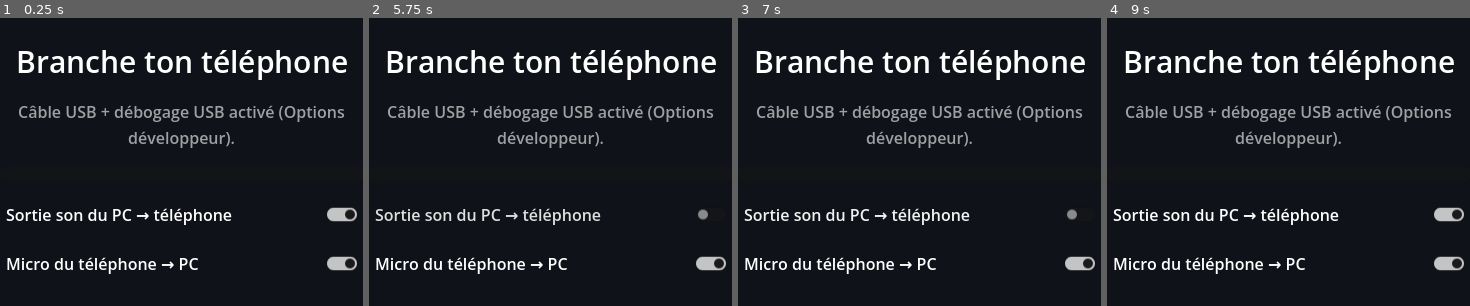
Above: before the commit, frames 1-4 (left to right).
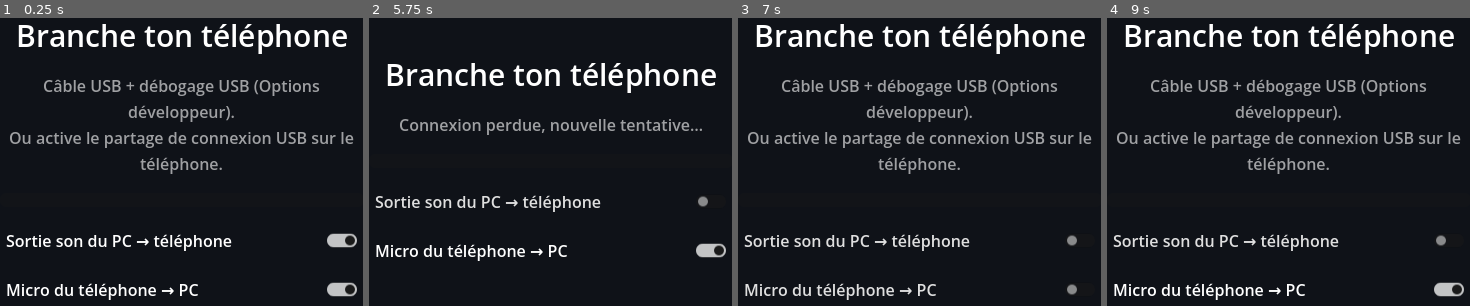
Above: after the commit, the same moments.

Repository: goodview-soft/usb-speaker
Game: Godot game, scene res://main.tscn
The game is run twice, just before and just after one commit, with the same random seed, the same clock (stepped at 60 frames per second) and the same inputs.
Inputs:
- Up to frame 1 (0.25 s): no input
- Up to frame 2 (5.75 s): click "Sortie son du PC → téléphone" at 0.5 s; click "Micro du téléphone → PC" at 1.25 s; click "Sortie son du PC → téléphone" at 2 s; click "Micro du téléphone → PC" at 2.75 s; click "Sortie son du PC → téléphone" at 3.5 s; click "Micro du téléphone → PC" at 4.25 s; tap Enter at 5 s
- Up to frame 3 (7 s): click "Sortie son du PC → téléphone" at 5.75 s; tap Space at 6.5 s
- Up to frame 4 (9 s): tap Enter at 7.25, 8.75 s; tap Space at 8 s

The runs differ from the first frame. In frame 1, 17% of the frame differs, in the area x 1-99%, y 2-98%; in frame 2, 13%; in frame 3, 16%; in frame 4, 17%.

Commit message:
Détection automatique du téléphone par le réseau (beacon UDP), v1.1
Co-Authored-By: Claude Sonnet 5.5 <noreply@anthropic.com>

Diff:
--- a/main.gd
+++ b/main.gd
@@ -6,7 +6,7 @@
 const PORT := 5005
 const RATE := 48000
 const PKG := "fr.goodview.usbspeaker"
-const VERSION := 1
+const VERSION := 2
 const T_AUDIO := 1  # PC -> téléphone : PCM s16 stéréo 48 kHz
 const T_MIC := 2  # téléphone -> PC : PCM s16 mono
 const T_HELLO := 3  # téléphone -> PC : u32 fréquence du micro
@@ -53,6 +53,12 @@
 var modules: PackedStringArray = []
 var try_t := 0.0
 var wait_t := 0.0
+var cand_i := 0
+var lan := PacketPeerUDP.new()
+var lan_ip := ""
+var lan_t := 0
+var beacon := PacketPeerUDP.new()
+var beacon_t := 0
 
 
 func _ready() -> void:
@@ -148,7 +154,11 @@
 ## Lit les trames reçues ; retourne false si la connexion est perdue.
 func _read() -> bool:
 	peer.poll()
-	if peer.get_status() != StreamPeerTCP.STATUS_CONNECTED:
+	var st := peer.get_status()
+	if st == StreamPeerTCP.STATUS_CONNECTING:
+		wait_t += get_process_delta_time()
+		return wait_t < 1.5
+	if st != StreamPeerTCP.STATUS_CONNECTED:
 		return false
 	var n := peer.get_available_bytes()
 	if n > 0:
@@ -220,7 +230,9 @@
 		OS.request_permissions()
 	server = TCPServer.new()
 	server.listen(PORT)
-	_set_status("En attente du PC", "Lance USB Speaker sur le PC et garde le câble branché.")
+	beacon.set_broadcast_enabled(true)
+	beacon.set_dest_address("255.255.255.255", PORT + 1)
+	_set_status("En attente du PC", "Lance USB Speaker sur le PC (même réseau Wi-Fi, ou câble USB).\n" + _my_ips())
 
 
 func _phone_process() -> void:
@@ -236,11 +248,15 @@
 		linked = true
 		_set_status("Enceinte active ✔", "Le son du PC sort ici.")
 	if peer == null:
+		var now := Time.get_ticks_msec()
+		if now - beacon_t > 1000:
+			beacon_t = now
+			beacon.put_packet("USBSPK".to_utf8_buffer())
 		return
 	if not _read():
 		peer = null
 		linked = false
-		_set_status("En attente du PC", "Connexion perdue.")
+		_set_status("En attente du PC", "Connexion perdue.\n" + _my_ips())
 		return
 	player.volume_db = linear_to_db(maxf(vol_slider.value, 0.0001))
 	var n := cap.get_frames_available()
@@ -257,6 +273,14 @@
 		_send(T_MIC, b)
 
 
+func _my_ips() -> String:
+	var o := PackedStringArray()
+	for a in IP.get_local_addresses():
+		if a.contains(".") and not a.begins_with("127.") and not a.begins_with("169.254"):
+			o.append(a)
+	return "Adresse : " + ", ".join(o)
+
+
 func _phone_audio(pl: PackedByteArray) -> void:
 	var frames := pl.size() / 4
 	# on garde ≤ 120 ms de retard : le surplus est jeté
@@ -285,6 +309,7 @@
 		if c != "" and FileAccess.file_exists(c):
 			adb_bin = c
 			break
+	lan.bind(PORT + 1)
 	_set_status("Branche ton téléphone", "Câble USB + débogage USB activé.")
 	th_adb = Thread.new()
 	th_adb.start(_adb_loop)
@@ -322,7 +347,7 @@
 		if serial == "":
 			adb_state = "none"
 			adb_msg = "Autorise ce PC sur le téléphone (fenêtre « Autoriser le débogage USB »)." \
-				if unauth else "Câble USB + débogage USB activé (Options développeur)."
+				if unauth else "Câble USB + débogage USB (Options développeur)."
 			seen = ""
 		mtx.unlock()
 		if serial != "":
@@ -367,17 +392,43 @@
 	var st := adb_state
 	var msg := adb_msg
 	mtx.unlock()
-	if st != "ready":
-		_set_status("Branche ton téléphone", msg)
-		return
-	_set_status("Téléphone détecté…", "Démarrage de l'app sur le téléphone.")
+	while lan.get_available_packet_count() > 0:
+		if lan.get_packet().get_string_from_utf8() == "USBSPK":
+			lan_ip = lan.get_packet_ip()
+			lan_t = Time.get_ticks_msec()
+	if lan_ip != "" and Time.get_ticks_msec() - lan_t > 4000:
+		lan_ip = ""
+	var host := "127.0.0.1"
+	if lan_ip != "":
+		host = lan_ip
+		_set_status("Téléphone trouvé…", "Connexion à " + lan_ip)
+	elif st != "ready":
+		_set_status("Branche ton téléphone", msg + "\nOu active le partage de connexion USB sur le téléphone.")
+		var c := _candidates()
+		host = c[cand_i % c.size()]
+		cand_i += 1
+	else:
+		_set_status("Téléphone détecté…", "Démarrage de l'app sur le téléphone.")
 	try_t -= delta
 	if try_t <= 0.0:
-		try_t = 1.0
+		try_t = 0.8
 		peer = StreamPeerTCP.new()
 		rxbuf.clear()
 		wait_t = 0.0
-		peer.connect_to_host("127.0.0.1", PORT)
+		peer.connect_to_host(host, PORT)
+
+
+## Adresses possibles du téléphone en partage de connexion USB (il est la passerelle du lien).
+func _candidates() -> PackedStringArray:
+	var out := PackedStringArray(["192.168.42.129", "192.168.42.1"])
+	var o: Array = []
+	OS.execute("ip", ["-4", "route", "show"], o, true)
+	for line in "".join(o).split("\n"):
+		var p := line.split(" ", false)
+		var i := p.find("via")
+		if i >= 0 and i + 1 < p.size() and not p[i + 1] in out:
+			out.append(p[i + 1])
+	return out
 
 
 func _pc_unlink() -> void:
Not shown, changed: export_presets.cfg
Not shown, added: qr_apk.png.import
